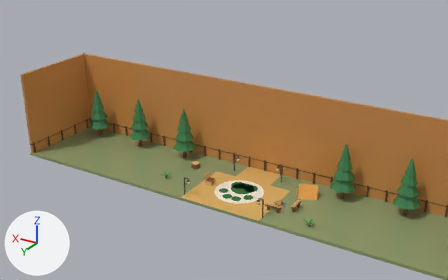
Renders of the glTF model assets/cat-cafe/exports/CatCafe_Camp_WoodsF85.glb from each side of a commit.
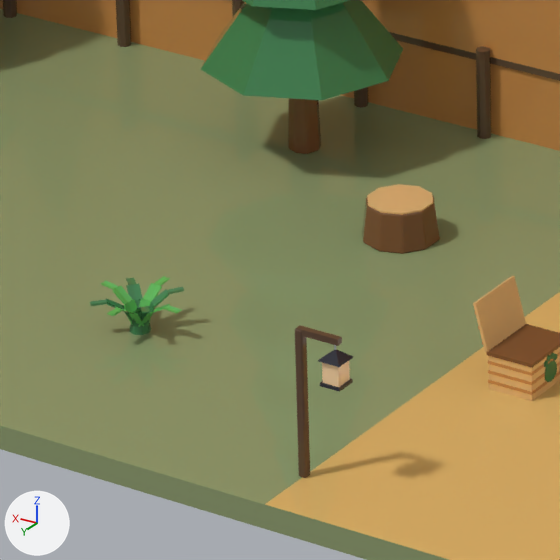
Each version appears first whole from a camera (50 mm lens) standing at (-87.2, -103.1, 94.3) and looking at (7.1, -260.3, 15.7), and next in a close-up on the part from 34% to 48% of the width and 50% to 73% of the height. Arrows for +X, +Y and +Z are at lower left; the lights stay in place. The first two pictures are the older version. Vertices at exactly the same position are counted once.

The first close-up shows 'CatCafe_Camp_WoodsF85', 'CatCafe_Camp_WoodsF85_000_Basket', 'CatCafe_Camp_WoodsF85_010_Lantern', 'CatCafe_Camp_WoodsF85_010_Lantern_Bulb', 'CatCafe_Camp_WoodsF85_012_PineTall', 'CatCafe_Camp_WoodsF85_015_Stump', 'CatCafe_Camp_WoodsF85_016_Fern', 'CatCafe_Camp_WoodsF85_Barrier'.
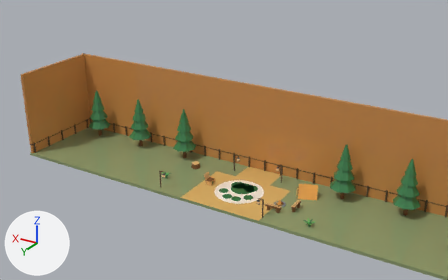
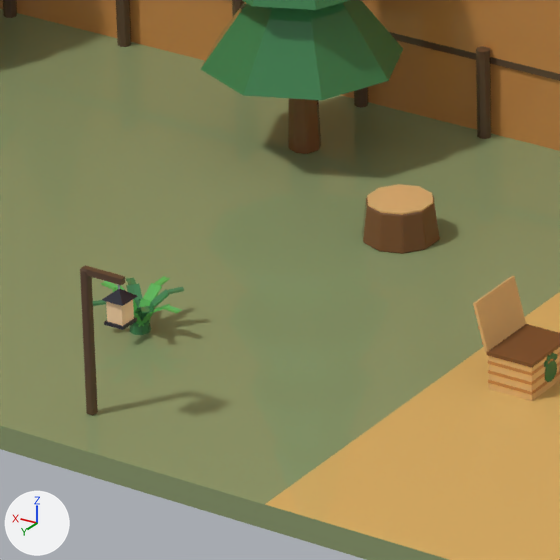
Location of each change, (x1, y1, x2, y2) in pixels of the close-ups (560 x 560 px):
'CatCafe_Camp_WoodsF85_010_Lantern', moved: before (294, 325, 353, 478); after (80, 265, 137, 416)
'CatCafe_Camp_WoodsF85_010_Lantern_Bulb', moved: before (322, 361, 350, 387); after (106, 300, 134, 326)

What changed in the scene script:
```text
Change me_catcafe_woods_lantern_035:
    used by ob_catcafe_camp_woodsf85_010_lantern; location = (0.0, 0.0, 0.0)
    remove me_catcafe_woods_lantern_035.from_pydata(...)  # 53 vertices, 86 faces; spans x 12.02..14.18, y -247.98..-247.02, z 0.0..6.03
    add me_catcafe_woods_lantern_035.from_pydata(...)  # 53 vertices, 86 faces; spans x 21.52..23.67, y -247.98..-247.02, z 0.0..6.03
    me_catcafe_woods_lantern_035 part 1: the whole mesh is moved by (9.5, 0.0, 0.0)
Change me_catcafe_woods_lantern_bulb_035:
    used by ob_catcafe_camp_woodsf85_010_lantern_bulb; location = (0.0, 0.0, 0.0)
    remove me_catcafe_woods_lantern_bulb_035.from_pydata(...)  # 8 vertices, 12 faces; spans x 12.15..12.85, y -247.85..-247.15, z 4.25..5.15
    add me_catcafe_woods_lantern_bulb_035.from_pydata(...)  # 8 vertices, 12 faces; spans x 21.65..22.35, y -247.85..-247.15, z 4.25..5.15
    me_catcafe_woods_lantern_bulb_035 part 2: the whole mesh is moved by (9.5, 0.0, 0.0)
```
